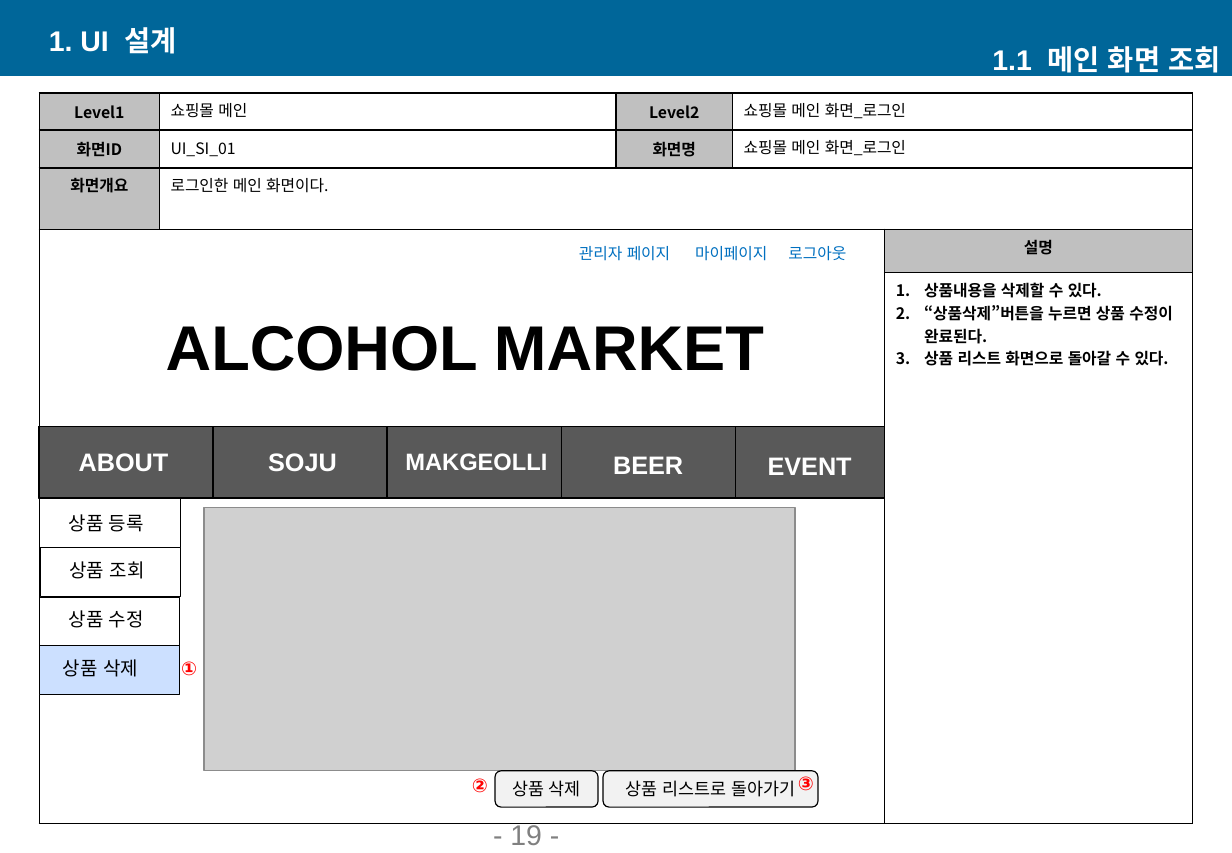
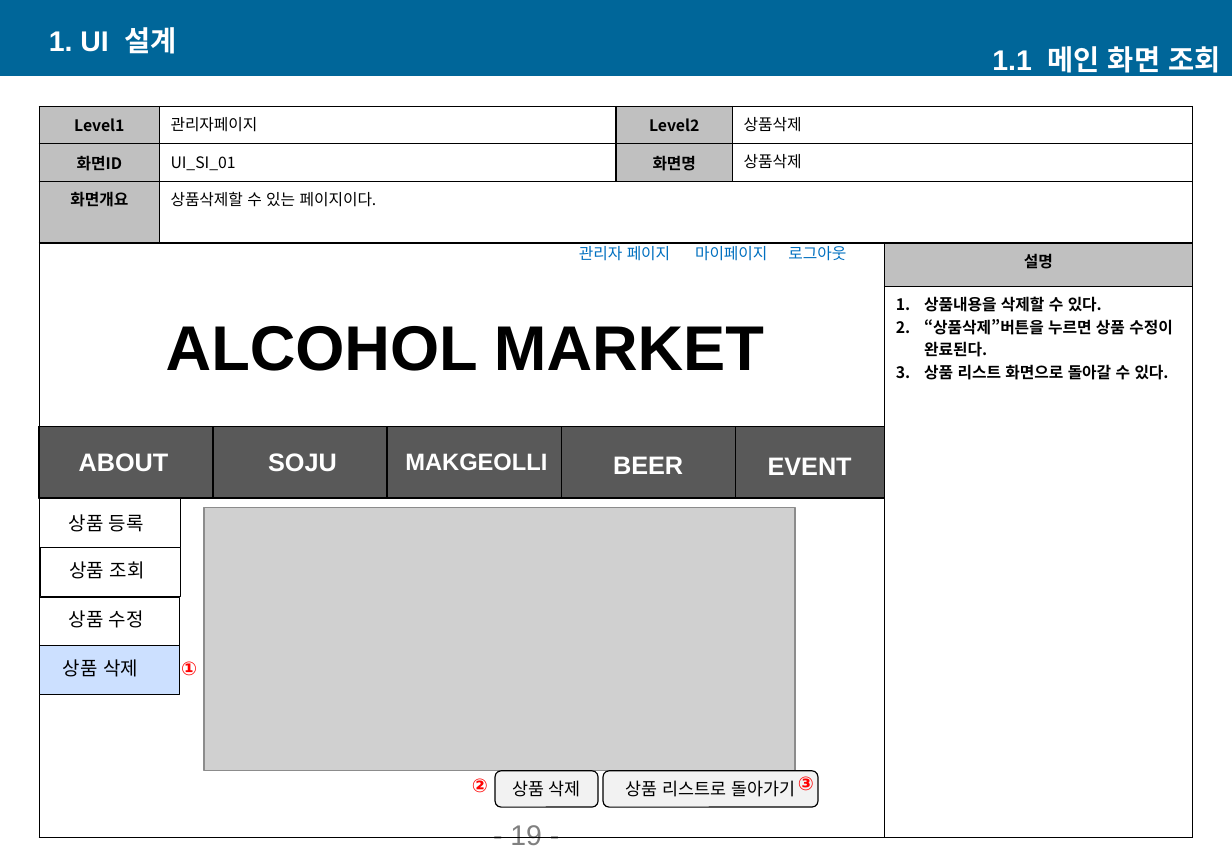
Before and after one commit to ki-mii/ezen_prj, a slide deck: slide 20 of 쇼핑몰관리_UI설계서.pptx. Drawn at 1232x853 pixels with LibreOffice and Linux fonts; fonts in the diff are those of the drawing; grey boxes stand for pictures. Boxes give left, top, right and bottom in pixels: in the first picture for what was removed or moved away, otherwise in the second. Text is boxed around its words. In the diff, an @@ line names an element or a change of style, - is before the commit and + after.

```diff
--- a/쇼핑몰관리_UI설계서.pptx
+++ b/쇼핑몰관리_UI설계서.pptx
@@ table at (x1=40, y1=107, x2=1194, y2=838) @@
-row 1, column 2: 쇼핑몰 메인
+row 1, column 2: 관리자페이지
-row 1, column 4: 쇼핑몰 메인 화면_로그인
+row 1, column 4: 상품삭제
-row 2, column 4: 쇼핑몰 메인 화면_로그인
+row 2, column 4: 상품삭제
-row 3, column 2: 로그인한 메인 화면이다.
+row 3, column 2: 상품삭제할 수 있는 페이지이다.
@@ table moved from (x1=40, y1=93, x2=1194, y2=825) to (x1=40, y1=107, x2=1194, y2=838) @@
```
Also in this commit, not shown: 19 other slides changed, 3 slides added.
